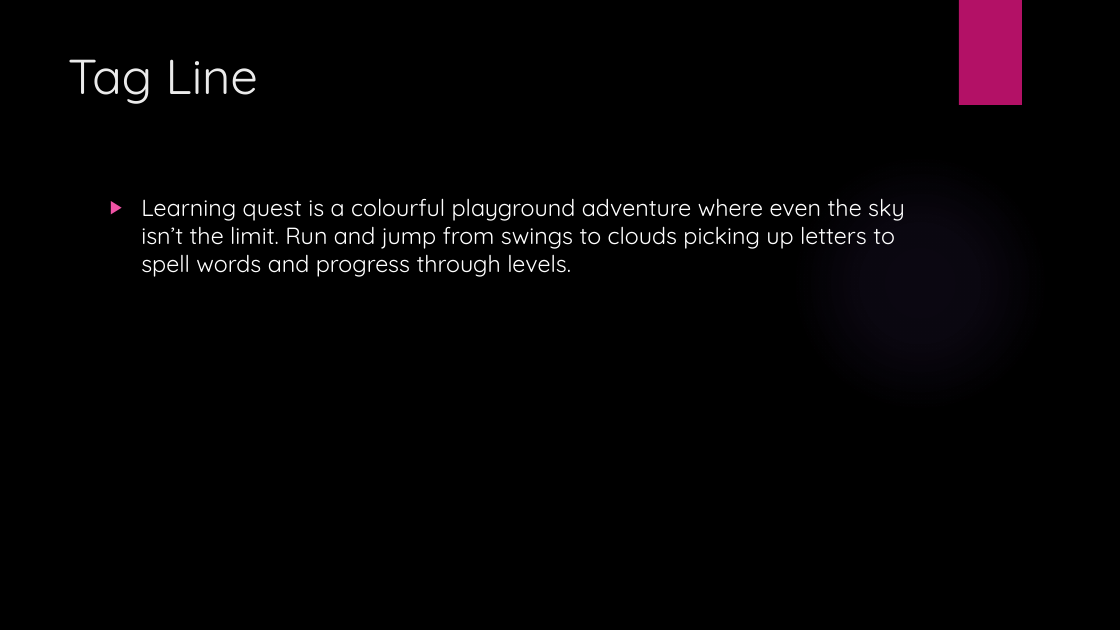
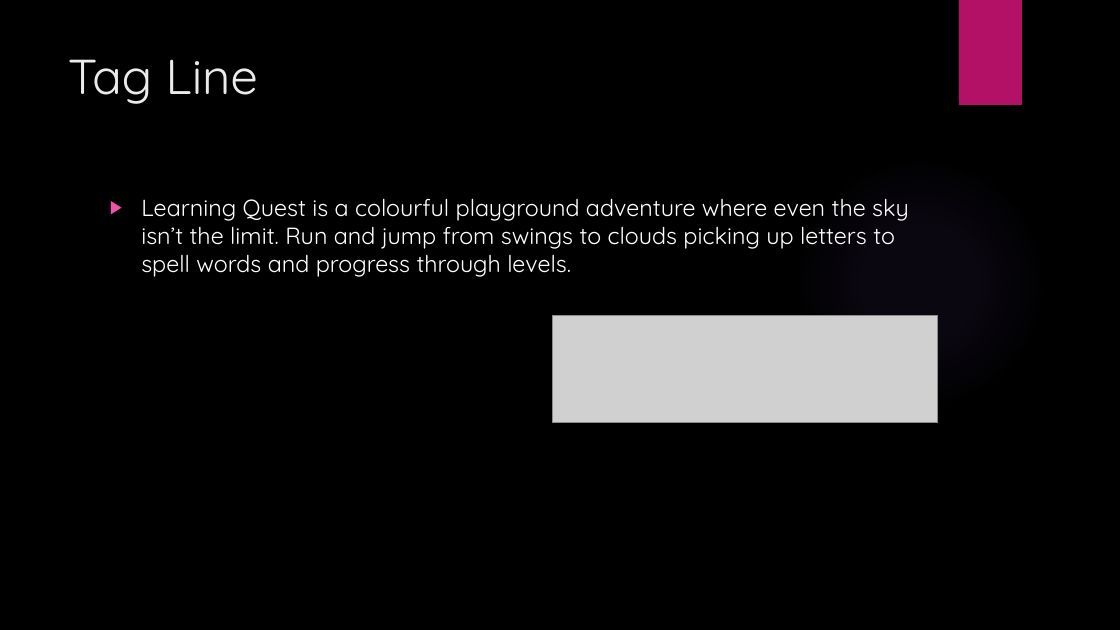
Before and after one commit to JMozza/Team-Skyrim, a slide deck: slide 2 of tgp powerpoint.pptx. Drawn at 1120x630 pixels with LibreOffice and Linux fonts; fonts in the diff are those of the drawing; grey boxes stand for pictures; background and template pictures are left out. Boxes give left, top, right and bottom in pixels: in the first picture for what was removed or moved away, otherwise in the second. Text is boxed around its words. In the diff, an @@ line names an element or a change of style, - is before the commit and + after.

Commit message:
Done! Ready for the presentation!

```diff
--- a/tgp powerpoint.pptx
+++ b/tgp powerpoint.pptx
@@ text at (141, 198, 909, 277): text changed @@
-▶ Learning quest is a colourful playground adventure where even the sky isn’t the limit. Run and jump from swings to clouds picking up letters to spell words and progress through levels.
+▶ Learning Quest is a colourful playground adventure where even the sky isn’t the limit. Run and jump from swings to clouds picking up letters to spell words and progress through levels.
@@ picture added at (553, 315, 939, 423) @@
```
Also in this commit, not shown: 7 other slides changed, 6 other files.
